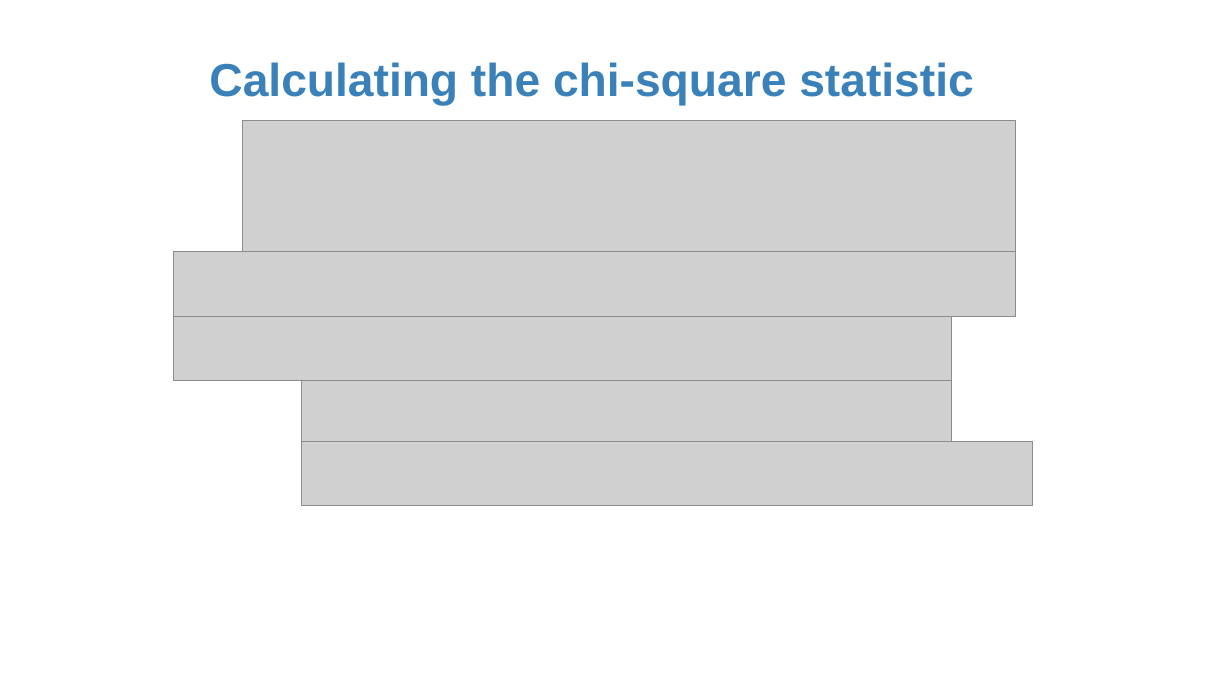
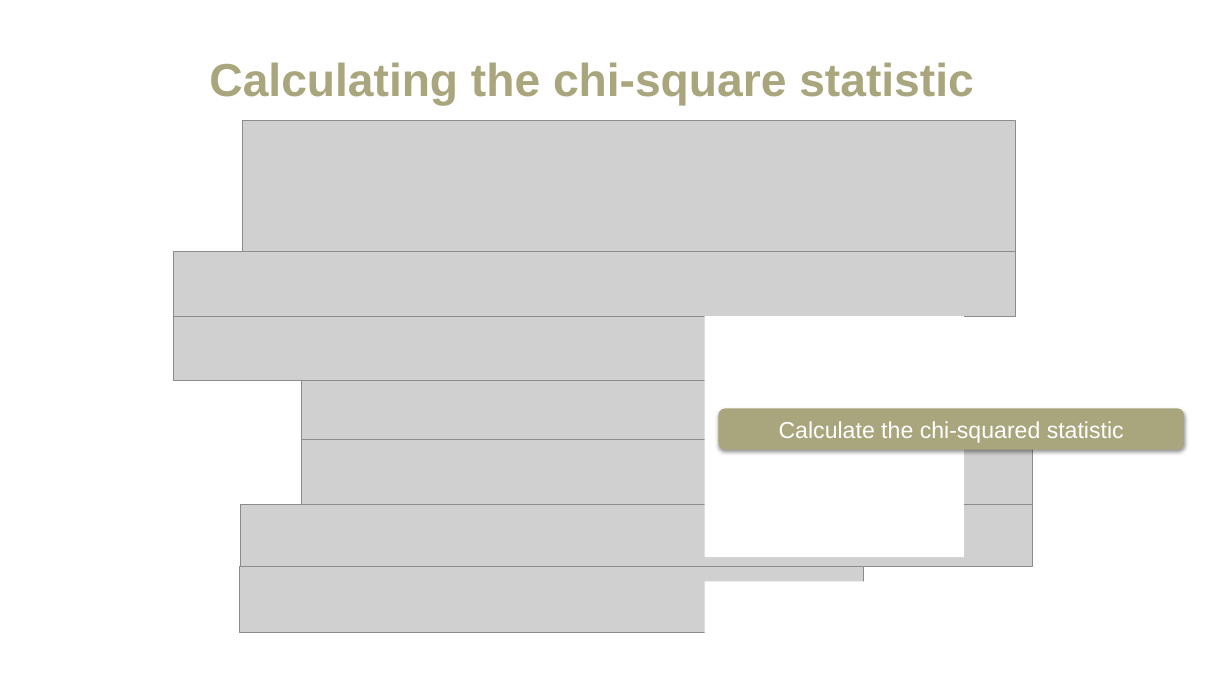
Before and after one commit to amosca01/MATH108-F23, a slide deck: slide 21 of slides/18-difference-many-proportions.pptx (slide 47 before the commit). Drawn at 1232x693 pixels with LibreOffice and Linux fonts; fonts in the diff are those of the drawing; grey boxes stand for pictures. Boxes give left, top, right and bottom in pixels: in the first picture for what was removed or moved away, otherwise in the second. Text is boxed around its words. In the diff, an @@ line names an element or a change of style, - is before the commit and + after.

```diff
--- a/slides/18-difference-many-proportions.pptx
+++ b/slides/18-difference-many-proportions.pptx
@@ title "Calculating the chi-square statistic" at <box>209,62,973,106</box>: text colour #3A81BA to #A9A57C @@
@@ rectangle added at <box>705,316,965,557</box>, fill #FFFFFF @@
@@ rounded rectangle added at <box>719,409,1185,450</box>, fill #A9A57C, 18 pt, text #FFFFFF @@
+Calculate the chi-squared statistic
@@ picture added at <box>240,505,1032,567</box> @@
@@ picture added at <box>239,567,863,633</box> @@
@@ rectangle added at <box>705,581,965,637</box>, fill #FFFFFF @@
```
Also in this commit, not shown: 65 other slides changed, 13 slides added, 39 slides removed, 6 other files.
